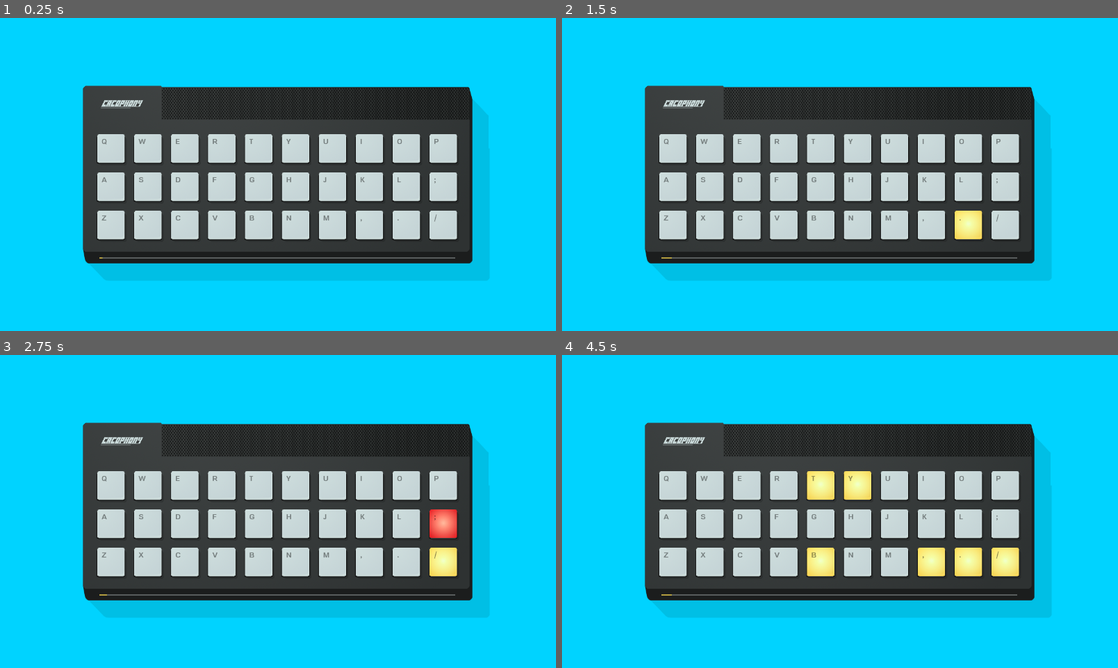
Above: before the commit, frames 1-4 (two rows, left to right).
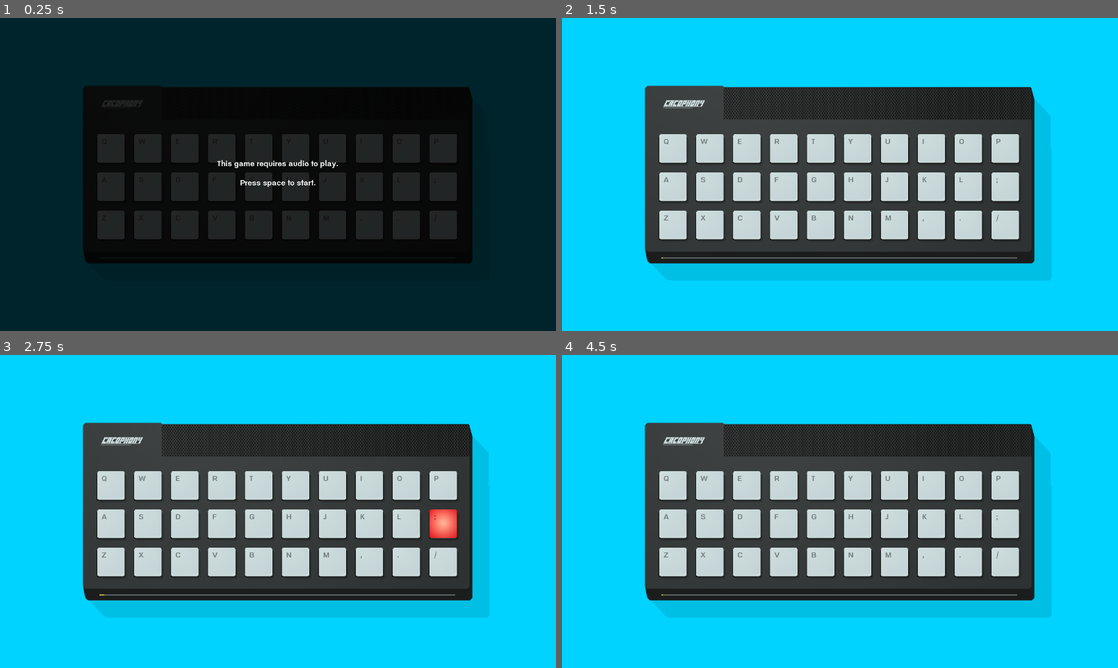
Above: after the commit, the same moments.

Repository: winterbeak/cacophony-t35x
Game: Godot game, scene res://scenes/Main.tscn
The game is run twice, just before and just after one commit, with the same random seed, the same clock (stepped at 60 frames per second) and the same inputs.
Inputs:
- Up to frame 1 (0.25 s): no input
- Up to frame 2 (1.5 s): tap Enter at 0.5 s; tap , (S) at 0.6 s; tap Space (space, bound only after the commit) at 0.8, 1.25, 1.35 s
- Up to frame 3 (2.75 s): tap , (S) at 1.55, 2.1 s; tap Space (space, bound only after the commit) at 2.3 s
- Up to frame 4 (4.5 s): tap Enter at 2.75, 4.25 s; tap Space (space, bound only after the commit) at 2.85, 3.5, 3.8, 4.35 s; tap , (S) at 3.05, 3.6 s

The runs differ from the first frame. In frame 1, 96% of the frame differs, in the area x 0-100%, y 0-100%; in frame 2, 0.5%; in frame 3, 0.5%; in frame 4, 2.7%.

Commit message:
Add basic start instructions screen

Diff:
--- a/Analog Cacophony/project.godot
+++ b/Analog Cacophony/project.godot
@@ -189,6 +189,11 @@
 "events": [ Object(InputEventKey,"resource_local_to_scene":false,"resource_name":"","device":0,"alt":false,"shift":false,"control":false,"meta":false,"command":false,"pressed":false,"scancode":0,"physical_scancode":47,"unicode":0,"echo":false,"script":null)
  ]
 }
+space={
+"deadzone": 0.5,
+"events": [ Object(InputEventKey,"resource_local_to_scene":false,"resource_name":"","device":0,"alt":false,"shift":false,"control":false,"meta":false,"command":false,"pressed":false,"scancode":32,"physical_scancode":0,"unicode":0,"echo":false,"script":null)
+ ]
+}
 
 [rendering]
 
--- /dev/null
+++ b/Analog Cacophony/scenes/AudioInstruction.tscn
@@ -0,0 +1,27 @@
+[gd_scene load_steps=4 format=2]
+
+[ext_resource path="res://boon-700.otf" type="DynamicFontData" id=1]
+
+[sub_resource type="DynamicFont" id=1]
+size = 18
+font_data = ExtResource( 1 )
+
+[sub_resource type="Theme" id=2]
+default_font = SubResource( 1 )
+
+[node name="AudioInstruction" type="Node2D"]
+
+[node name="ColorRect" type="ColorRect" parent="."]
+margin_right = 1280.0
+margin_bottom = 720.0
+color = Color( 0, 0, 0, 0.827451 )
+
+[node name="Label" type="Label" parent="."]
+margin_right = 1280.0
+margin_bottom = 720.0
+theme = SubResource( 2 )
+text = "This game requires audio to play.
+
+Press space to start."
+align = 1
+valign = 1
--- a/Analog Cacophony/scenes/Main.tscn
+++ b/Analog Cacophony/scenes/Main.tscn
@@ -1,10 +1,13 @@
-[gd_scene load_steps=3 format=2]
+[gd_scene load_steps=4 format=2]
 
 [ext_resource path="res://scenes/Cacophony.tscn" type="PackedScene" id=1]
 [ext_resource path="res://scripts/Main.gd" type="Script" id=2]
+[ext_resource path="res://scenes/AudioInstruction.tscn" type="PackedScene" id=3]
 
 [node name="Main" type="Node2D"]
 script = ExtResource( 2 )
 
 [node name="Cacophony" parent="." instance=ExtResource( 1 )]
 position = Vector2( 191, 156 )
+
+[node name="AudioInstruction" parent="." instance=ExtResource( 3 )]
--- a/Analog Cacophony/scripts/Main.gd
+++ b/Analog Cacophony/scripts/Main.gd
@@ -1,7 +1,12 @@
 extends Node2D
 
 onready var cacophony = $Cacophony
+onready var audio_instruction = $AudioInstruction
 
 func _ready() -> void:
 	randomize()
-	cacophony.start()
+
+func _process(delta: float) -> void:
+	if Input.is_action_just_pressed("space"):
+		audio_instruction.visible = false
+		cacophony.start()
